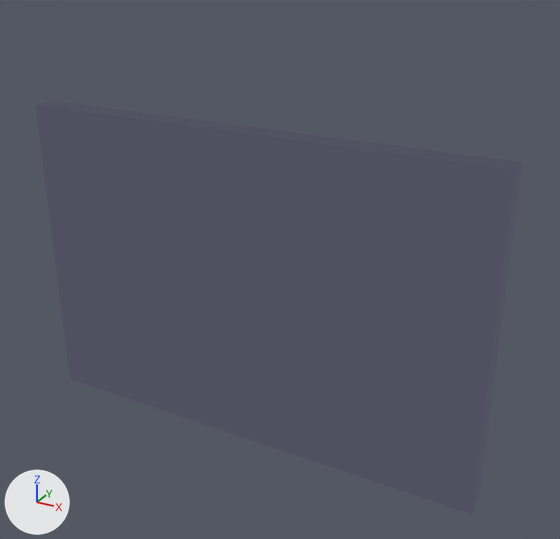
An edit to the glTF model public/models/california.glb, drawn before and after from the same camera.
One viewpoint serves both versions: a 50 mm camera at (0.741, -1.213, 0.676) aimed at (0.061, 0.023, 0.057). The axes (+X, +Y, +Z) are drawn at lower left. The lights are the same throughout. Vertices at the same position are counted once.

The first picture shows 'California'.
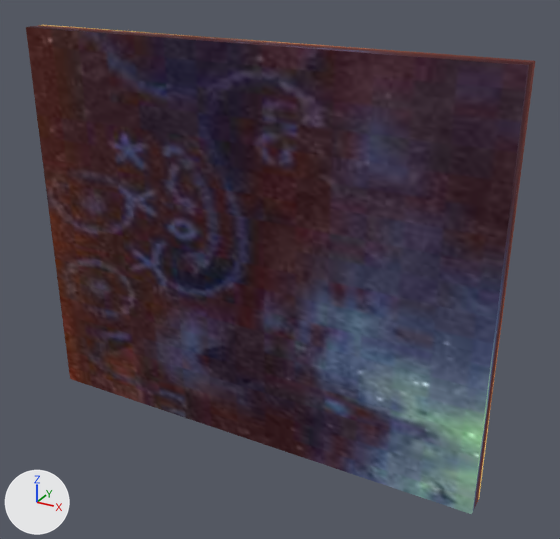
The newer file is also turned or shifted as a whole; pictures and numbers use the older file's frame.

Location of each change, [x1, y1, x2, y2] in pixels of the pictures (560 x 539 px):
```json
{"object": "California", "change": "recoloured, reshaped", "before": [36, 101, 522, 514], "after": [26, 25, 535, 514], "on screen": "18% taller"}
```

Scene script edits in JSON lines:
```json
{"op": "add", "block": "img_eagle_v2", "code": ["img_eagle_v2 = load_image('Eagle v2', '_unpacked/Eagle_v2', 1120, 928, 'sRGB')"]}
{"op": "add", "block": "mat_eagle_mat", "code": ["mat_eagle_mat = bpy.data.materials.new('eagle_mat')", "# uses the picture img_eagle_v2"]}
{"block": "me_cube_006", "where": "me_cube_006.from_pydata(...)  # 8 vertices, 12 faces; spans x -0.5..0.5, y -0.025..0.025, z -0.335..0.335"}
{"block": "me_cube_006", "where": "# used by ob_california; location = (0.0, 0.0, 0.0)"}
{"block": "me_cube_006", "where": "# before: 1 (-0.5, -0.025, 0.335) at pixel (35, 105), 3 (-0.5, 0.025, 0.335) at pixel (52, 100), 5 (0.5, -0.025, 0.335) at pixel (514, 170), 7 (0.5, 0.025, 0.335) at pixel (522, 162)"}
{"op": "remove", "block": "me_cube_006", "code": "me_cube_006.materials.append(mat_california_mat)  # black #000000"}
{"block": "me_cube_006", "change": "me_cube_006 part 1"}
{"op": "add", "block": "me_cube_006", "code": "for i in [1, 3, 5, 7]: me_cube_006.vertices[i].co += Vector((0.0, 0.0, 0.158))"}
{"op": "add", "block": "me_cube_006", "code": "me_cube_006.materials.append(mat_eagle_mat)"}
```
